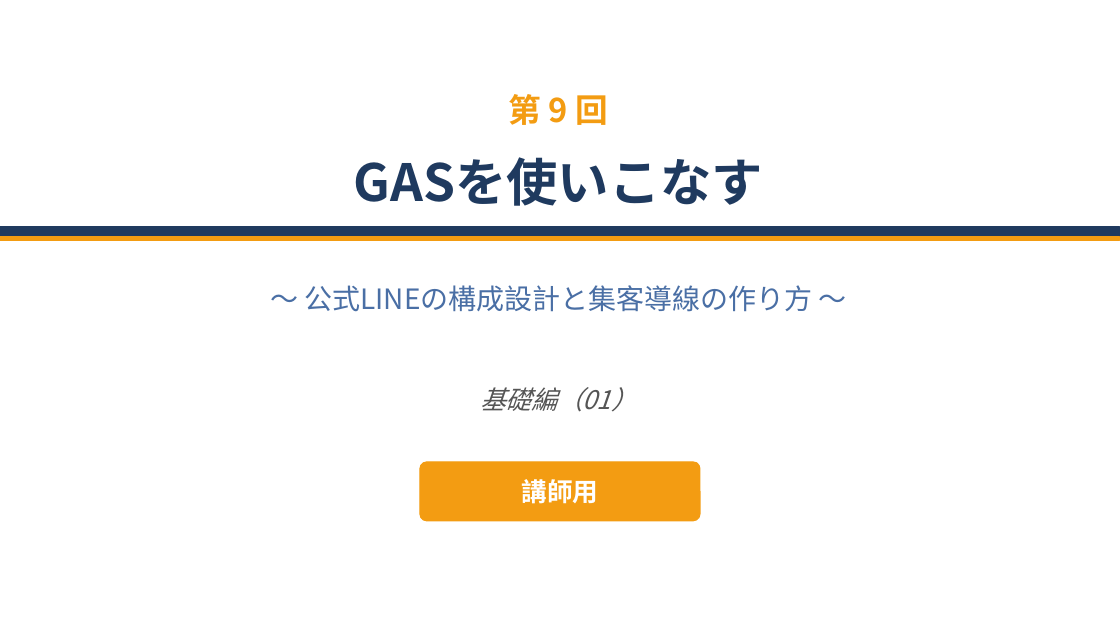
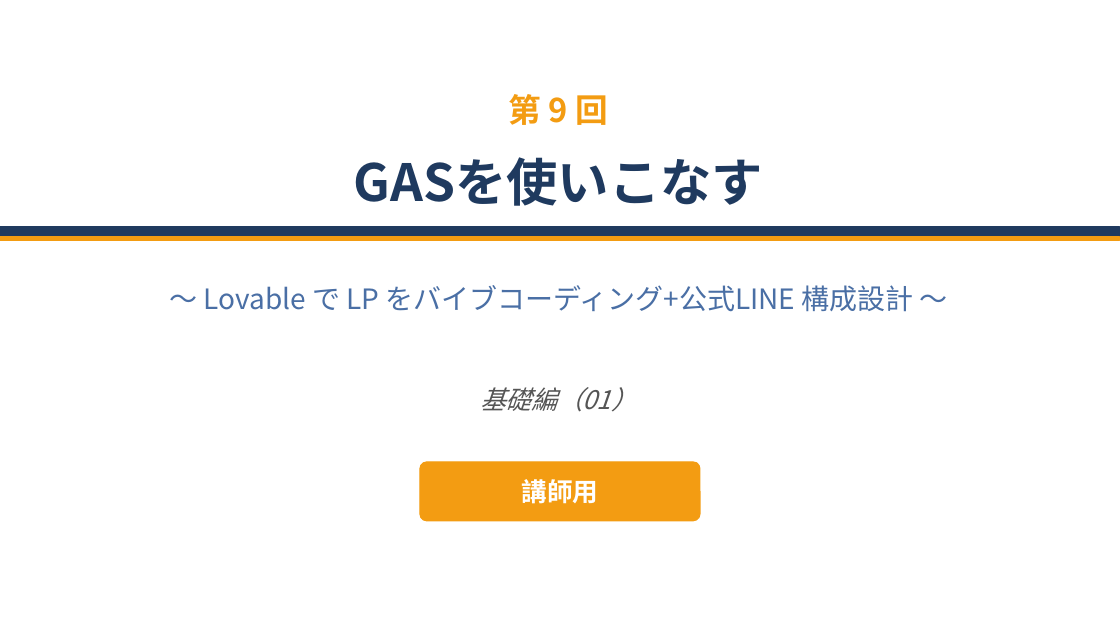
Before and after one commit to kana-story-321/github.io, a slide deck: slide 1 of pptx_sessions_8_22/第9回_基礎編_講師用.pptx. Drawn at 1120x630 pixels with LibreOffice and Linux fonts; fonts in the diff are those of the drawing. Boxes give left, top, right and bottom in pixels: in the first picture for what was removed or moved away, otherwise in the second. Text is boxed around its words. In the diff, an @@ line names an element or a change of style, - is before the commit and + after.

```diff
--- a/pptx_sessions_8_22/第9回_基礎編_講師用.pptx
+++ b/pptx_sessions_8_22/第9回_基礎編_講師用.pptx
@@ text at bbox=[169, 285, 948, 312]: text changed @@
-〜 公式LINEの構成設計と集客導線の作り方 〜
+〜 Lovable で LP をバイブコーディング+公式LINE 構成設計 〜
```
Also in this commit, not shown: 7 other slides changed, 58 other files.
